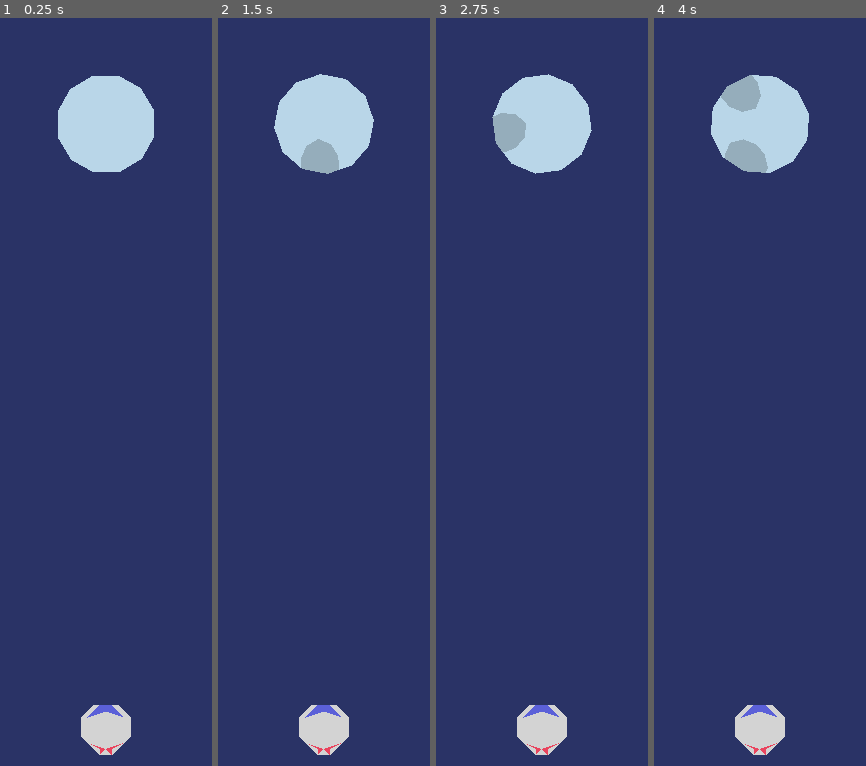
Above: before the commit, frames 1-4 (left to right).
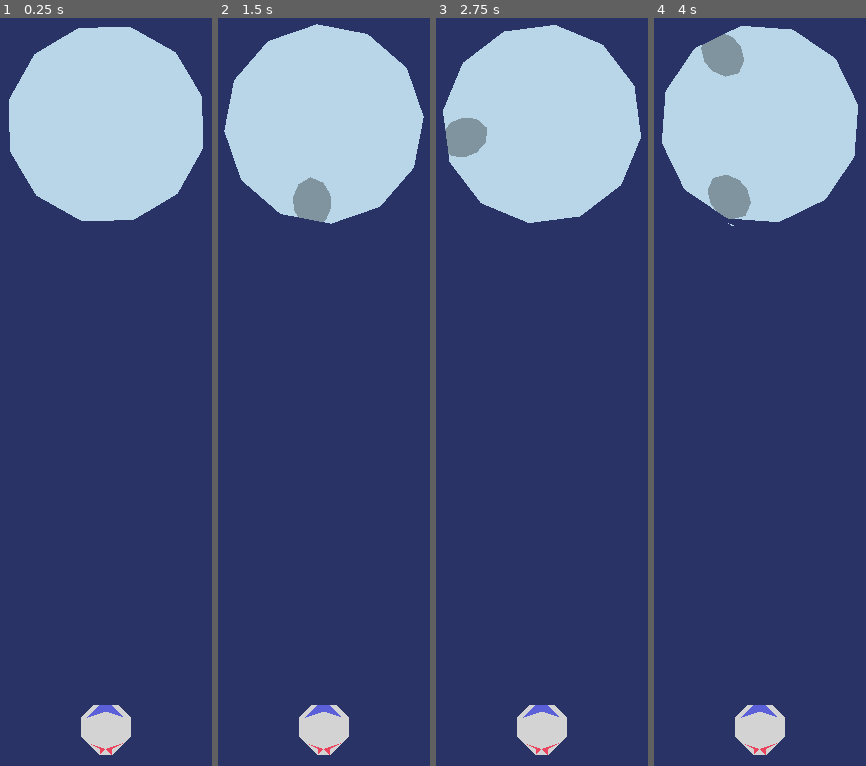
Above: after the commit, the same moments.

Repository: Umut-Umut/Godot-GokTasi
Game: Godot game, scene res://Game/Game.tscn
Same seed, same stepped clock (60 frames per second), same inputs: the game is played once before the commit and once after it. The project has no main scene, so this scene is started directly.
Inputs (mouse positions are in pixels of both pictures, inside the frame that each line leads up to):
- Up to frame 1 (0.25 s): no input
- Up to frame 2 (1.5 s): move the mouse to (outside the picture) at 0.52 s; hold Up (ui_up) 0.53-1.28 s; click (outside the picture) at 0.67 s; move the mouse to (224, 414) at 1.27 s; hold Down (ui_down) from 1.28 s (still down)
- Up to frame 3 (2.75 s): move the mouse to (592, 197) at 2.02 s; release Down (ui_down) at 2.03 s; hold Up (ui_up) from 2.03 s (still down)
- Up to frame 4 (4 s): move the mouse to (734, 534) at 2.77 s; click (734, 534) at 2.92 s; move the mouse to (outside the picture) at 3.52 s; release Up (ui_up) at 3.53 s; hold Down (ui_down) from 3.53 s (still down)

The runs differ from the first frame. In frame 1, 14% of the frame differs, in the area x 4-96%, y 1-28%; in frame 2, 15%; in frame 3, 15%; in frame 4, 15%, in the area x 3-97%, y 1-28%.

Commit message:
PolygonLib olan sinif adi PolygonMath olarak degistirildi. PolygonMath sinifina get_area(PoolVector2Array, bool) fonksiyonu eklendi.Bu fonksiyon kullanilarak kopan parcalarin alanlari hesaplandi ve daha kucuk olanlarin dusmesi saglandi. En sonda kalan cok kucuk parcalarin oyun akisinda problem cikartmamalari icin kalan cok kucuk parcalar dusuruldu ve oyun sonlandirildi.

Diff:
--- a/Bullet/Bullet.gd
+++ b/Bullet/Bullet.gd
@@ -14,6 +14,9 @@
 var direction : Vector2 = Vector2.ZERO
 #var speed : int = 300
 var start_pos : Vector2
+
+
+var is_disabled : bool
 
 
 func _ready():
@@ -34,8 +37,12 @@
 	node_collision.set_deferred("disabled", false)
 	show()
 
+	is_disabled = false
 
-func disable():
-	hide()
+
+func disable(is_hide : bool = true):
+	if is_hide: hide()
 	node_collision.set_deferred("disabled", true)
 	set_process(false)
+
+	is_disabled = true
--- a/GUI/GUI.tscn
+++ b/GUI/GUI.tscn
@@ -15,7 +15,6 @@
 script = ExtResource( 1 )
 
 [node name="Title" type="Control" parent="."]
-visible = false
 anchor_right = 1.0
 anchor_bottom = 1.0
 script = ExtResource( 6 )
@@ -176,9 +175,9 @@
 }
 
 [node name="Title" type="Label" parent="Settings/VBoxContainer"]
-margin_top = 356.0
-margin_right = 640.0
-margin_bottom = 464.0
+margin_top = 516.0
+margin_right = 768.0
+margin_bottom = 624.0
 custom_fonts/font = ExtResource( 3 )
 text = "Ayarlar"
 align = 1
@@ -186,23 +185,23 @@
 autowrap = true
 
 [node name="Radius" type="HBoxContainer" parent="Settings/VBoxContainer"]
-margin_top = 468.0
-margin_right = 640.0
-margin_bottom = 532.0
+margin_top = 628.0
+margin_right = 768.0
+margin_bottom = 692.0
 custom_constants/separation = 25
 alignment = 1
 
 [node name="Label" type="Label" parent="Settings/VBoxContainer/Radius"]
-margin_left = 63.0
+margin_left = 127.0
 margin_top = 14.0
-margin_right = 172.0
+margin_right = 236.0
 margin_bottom = 50.0
 custom_fonts/font = ExtResource( 2 )
 text = "Yarıçap"
 
 [node name="HSliderRad" type="HSlider" parent="Settings/VBoxContainer/Radius"]
-margin_left = 197.0
-margin_right = 497.0
+margin_left = 261.0
+margin_right = 561.0
 margin_bottom = 64.0
 rect_min_size = Vector2( 300, 64 )
 min_value = 64.0
@@ -210,32 +209,32 @@
 value = 64.0
 
 [node name="SlideValue" type="Label" parent="Settings/VBoxContainer/Radius"]
-margin_left = 522.0
+margin_left = 586.0
 margin_top = 14.0
-margin_right = 576.0
+margin_right = 640.0
 margin_bottom = 50.0
 rect_min_size = Vector2( 54, 0 )
 custom_fonts/font = ExtResource( 2 )
 text = "000"
 
 [node name="SideNum" type="HBoxContainer" parent="Settings/VBoxContainer"]
-margin_top = 536.0
-margin_right = 640.0
-margin_bottom = 600.0
+margin_top = 696.0
+margin_right = 768.0
+margin_bottom = 760.0
 custom_constants/separation = 25
 alignment = 1
 
 [node name="Label" type="Label" parent="Settings/VBoxContainer/SideNum"]
-margin_left = 26.0
+margin_left = 90.0
 margin_top = 14.0
-margin_right = 210.0
+margin_right = 274.0
 margin_bottom = 50.0
 custom_fonts/font = ExtResource( 2 )
 text = "Kenar Sayısı"
 
 [node name="HSliderSide" type="HSlider" parent="Settings/VBoxContainer/SideNum"]
-margin_left = 235.0
-margin_right = 535.0
+margin_left = 299.0
+margin_right = 599.0
 margin_bottom = 64.0
 rect_min_size = Vector2( 300, 64 )
 min_value = 12.0
@@ -243,18 +242,18 @@
 value = 12.0
 
 [node name="SlideValue" type="Label" parent="Settings/VBoxContainer/SideNum"]
-margin_left = 560.0
+margin_left = 624.0
 margin_top = 14.0
-margin_right = 614.0
+margin_right = 678.0
 margin_bottom = 50.0
 rect_min_size = Vector2( 54, 0 )
 custom_fonts/font = ExtResource( 2 )
 text = "000"
 
 [node name="ReturnTitle" type="TextureButton" parent="Settings/VBoxContainer"]
-margin_top = 604.0
-margin_right = 640.0
-margin_bottom = 668.0
+margin_top = 764.0
+margin_right = 768.0
+margin_bottom = 828.0
 rect_min_size = Vector2( 0, 64 )
 
 [node name="Label" type="Label" parent="Settings/VBoxContainer/ReturnTitle"]
@@ -269,6 +268,7 @@
 }
 
 [node name="GameOver" type="Control" parent="."]
+visible = false
 anchor_right = 1.0
 anchor_bottom = 1.0
 script = ExtResource( 4 )
@@ -285,9 +285,9 @@
 }
 
 [node name="Title" type="Label" parent="GameOver/VBoxContainer"]
-margin_top = 458.0
-margin_right = 640.0
-margin_bottom = 566.0
+margin_top = 618.0
+margin_right = 768.0
+margin_bottom = 726.0
 custom_fonts/font = ExtResource( 3 )
 text = "Oyun Bitti"
 align = 1
--- a/Game/Game.gd
+++ b/Game/Game.gd
@@ -22,19 +22,22 @@
 #
 
 
-onready var ship = $SpaceShip
+onready var ship : SpaceShip = $SpaceShip
 onready var meteor = $Meteor
+onready var camera = $Camera2D
 
 
 func _ready():
 	if meteor.is_connected("destroyed", self, "_meteor_destroyed") == false:
 		meteor.connect("destroyed", self, "_meteor_destroyed")
 
-	meteor.create_meteor(12, 64)
+	meteor.create_meteor(12, 64 * 2)
 
 
 func _meteor_destroyed():
 	emit_signal("meteor_destroyed")
+
+	ship.clear_bullets(false)
 
 
 func set_process_input(state : bool):
--- a/Game/Game.tscn
+++ b/Game/Game.tscn
@@ -11,29 +11,28 @@
 script = ExtResource( 1 )
 
 [node name="Camera2D" type="Camera2D" parent="."]
-anchor_mode = 0
 current = true
 
 [node name="Meteor" parent="." instance=ExtResource( 2 )]
-position = Vector2( 320, 192 )
+position = Vector2( 0, -320 )
 
 [node name="SpaceShip" parent="." instance=ExtResource( 3 )]
-position = Vector2( 320, 960 )
+position = Vector2( 0, 448 )
 
 [node name="BulletTravelLimit" type="Area2D" parent="."]
+position = Vector2( 0, -800 )
 collision_layer = 4
 collision_mask = 8
 
 [node name="CollisionShape2D" type="CollisionShape2D" parent="BulletTravelLimit"]
-position = Vector2( 320, -288 )
 shape = SubResource( 1 )
 
 [node name="ChunkTravelLimit" type="Area2D" parent="."]
+position = Vector2( 0, 808 )
 collision_layer = 32
 collision_mask = 16
 
 [node name="CollisionShape2D" type="CollisionShape2D" parent="ChunkTravelLimit"]
-position = Vector2( 320, 1312 )
 shape = SubResource( 1 )
 
 [connection signal="body_entered" from="BulletTravelLimit" to="." method="_on_BulletTravelLimit_body_entered"]
--- a/Lib/Polygon.gd
+++ b/Lib/Polygon.gd
@@ -1,5 +1,16 @@
-class_name PolygonLib
+class_name PolygonMath
 
 
-static func fonk():
-	print("Fonk")
+static func get_area(points : PoolVector2Array, is_clockwise : bool) -> int:
+	var points_size : int = points.size()
+	var ii : int
+	var area : int = 0
+	for i in range(points_size):
+		ii = (i + 1) % points_size
+
+		if is_clockwise:
+			area += (points[ii].x * points[i].y) - (points[i].x * points[ii].y)
+		else:
+			area += (points[i].x * points[ii].y) - (points[ii].x * points[i].y)
+
+	return area / 2
--- a/Main/Main.gd
+++ b/Main/Main.gd
@@ -12,6 +12,7 @@
 func _ready():
 	GUI = gui_scene.instance()
 	GAME = game_scene.instance()
+
 
 	GAME.connect("meteor_destroyed", self, "_meteor_destroyed")
 	GUI.connect("start_game", self, "_start_game")
--- a/Meteor/Meteor.gd
+++ b/Meteor/Meteor.gd
@@ -15,6 +15,12 @@
 
 var new_chunk
 
+var big_polygon : PoolVector2Array
+var big_polygon_area : int = 0
+var polygon_area : int = 0
+var big_polygon_index : int = 0
+
+var is_clockwise : bool = false
 var is_created : bool = false
 var is_destroyed : bool = false
 
@@ -28,8 +34,10 @@
 func _ready():
 	polygon_explosive.hide()
 
+	connect("destroyed", self, "_meteor_destroyed")
 
-func _process(delta):
+
+func _physics_process(delta):
 	rotate(delta)
 
 
@@ -75,11 +83,7 @@
 func explode(collision_position : Vector2):
 	polygon_explosive.global_position = collision_position
 
-#
-#	var local_explosive : PoolVector2Array
-#	for p in polygon_explosive.polygon:
-#		local_explosive.append(p + polygon_explosive.position)
-#
+
 	for i in range(explosive_local_points.size()):
 		explosive_local_points[i] = polygon_explosive.polygon[i] + polygon_explosive.position
 
@@ -87,31 +91,34 @@
 
 
 	if clip_polygon.size() > 0:
-#		DebugPanel.update("clip_polygon_size", clip_polygon.size())
-		polygon_meteor.polygon = clip_polygon[0]
-		polygon_collision.set_deferred("polygon", clip_polygon[0])
+		big_polygon_area = 0
+		for i in range(clip_polygon.size()):
+			polygon_area = PolygonMath.get_area(clip_polygon[i], Geometry.is_polygon_clockwise(clip_polygon[i]))
+			if polygon_area > big_polygon_area:
+				big_polygon_area = polygon_area
+				big_polygon_index = i
 
-		for i in range(1, clip_polygon.size()):
+
+		polygon_meteor.polygon = clip_polygon[big_polygon_index]
+		polygon_collision.set_deferred("polygon", clip_polygon[big_polygon_index])
+
+		for i in range(0, clip_polygon.size()):
+			if i == big_polygon_index:
+				continue
 			drop_chunk(clip_polygon[i])
 
-#		for i in range(1, clip_polygon.size()):
-#			new_chunk = chunk_scene.instance()
-#			var new_poly = Polygon2D.new()
-#			new_poly.color = polygon_meteor.color
-#			new_poly.polygon = clip_polygon[i]
-#			new_chunk.add_child(new_poly)
-#			call_deferred("add_child", new_chunk)
+		if PolygonMath.get_area(clip_polygon[big_polygon_index], Geometry.is_polygon_clockwise(clip_polygon[big_polygon_index])) < 100:
+			emit_signal("destroyed")
+	else:
+		emit_signal("destroyed")
 
-	else:
-		drop_chunk(polygon_meteor.polygon)
 
-		polygon_meteor.polygon = PoolVector2Array()
-		polygon_collision.set_deferred("polygon", polygon_meteor.polygon)
+func _meteor_destroyed():
+	drop_chunk(polygon_meteor.polygon)
+	polygon_meteor.polygon = PoolVector2Array()
+	polygon_collision.set_deferred("polygon", polygon_meteor.polygon)
 
-		emit_signal("destroyed")
-		is_destroyed = true
-
-#		DebugPanel.update("Oyun Bitti")
+	is_destroyed = true
 
 
 func _on_ExplosiveDetector_body_entered(body):
--- a/Meteor/Meteor.tscn
+++ b/Meteor/Meteor.tscn
@@ -13,7 +13,7 @@
 
 [node name="Bacground" type="Polygon2D" parent="Meteor"]
 z_index = -1
-color = Color( 0.588235, 0.682353, 0.737255, 1 )
+color = Color( 0.505882, 0.584314, 0.627451, 1 )
 
 [node name="Explosive" type="Polygon2D" parent="."]
 visible = false
--- a/SpaceShip/SpaceShip.gd
+++ b/SpaceShip/SpaceShip.gd
@@ -1,4 +1,7 @@
 extends StaticBody2D
+
+
+class_name SpaceShip
 
 
 onready var node_bullets : Node2D = $Bullets
@@ -19,9 +22,9 @@
 		bullets.append(bullet)
 
 
-func clear_bullets():
+func clear_bullets(is_hide : bool = true):
 	for b in bullets:
-		b.disable()
+		b.disable(is_hide)
 
 
 func _input(event):
--- a/project.godot
+++ b/project.godot
@@ -30,16 +30,22 @@
 "path": "res://Lib/MyVector.gd"
 }, {
 "base": "Reference",
-"class": "PolygonLib",
+"class": "PolygonMath",
 "language": "GDScript",
 "path": "res://Lib/Polygon.gd"
+}, {
+"base": "StaticBody2D",
+"class": "SpaceShip",
+"language": "GDScript",
+"path": "res://SpaceShip/SpaceShip.gd"
 } ]
 _global_script_class_icons={
 "Bullet": "",
 "Chunk": "",
 "DPanel": "",
 "MyVector": "",
-"PolygonLib": ""
+"PolygonMath": "",
+"SpaceShip": ""
 }
 
 [application]
@@ -52,10 +58,11 @@
 
 window/size/width=640
 window/size/height=1024
+window/size/resizable=false
 window/size/fullscreen=true
 window/handheld/orientation="portrait"
 window/stretch/mode="2d"
-window/stretch/aspect="keep"
+window/stretch/aspect="expand"
 
 [gui]
 
